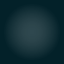
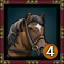
The second 64x64 image is a revision of the first. Changes to its layers:
showed "Tier 4" over [0,0,64,64]
showed group "Template" (4 layers) over [0,0,64,64]
showed group "Rangers" (8 layers) over [1,0,64,64]
showed "Road Warden" over [6,13,52,59]
hid group "Rogues" (8 layers) over [0,0,64,64]
